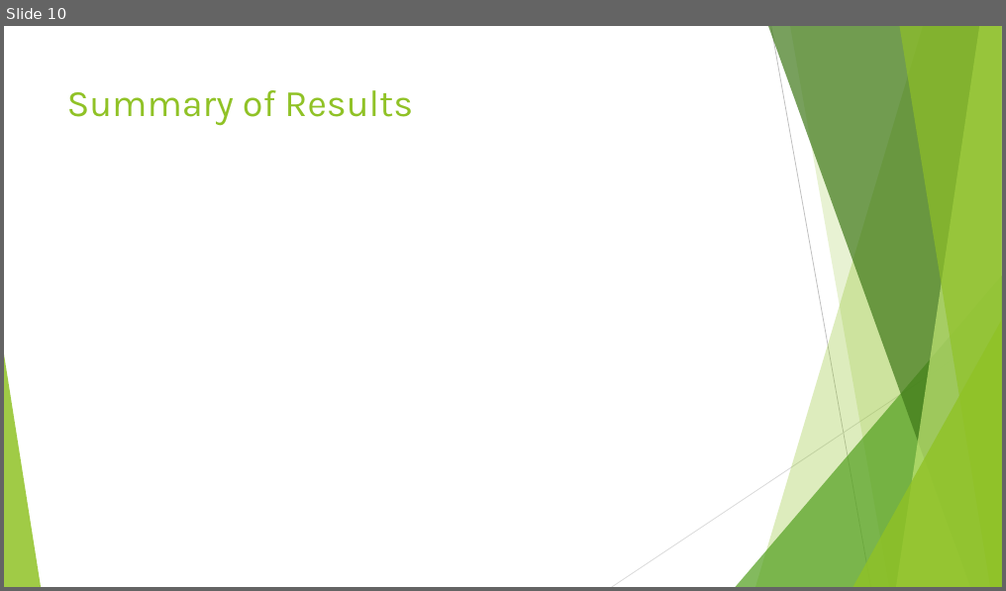
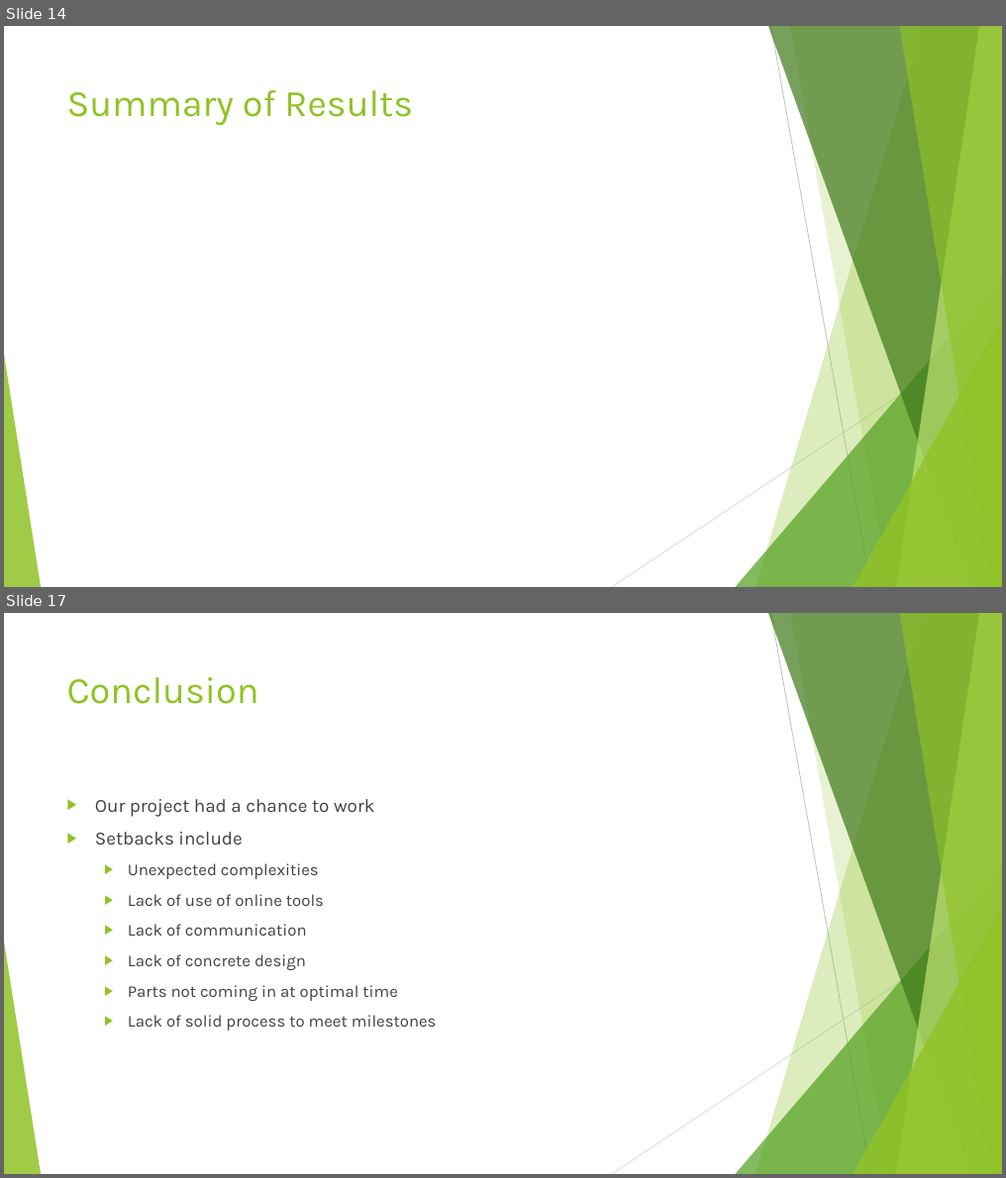
Before and after one commit to dontaylor6000/Group27_Tracker, a slide deck: Documentation/Group27FinalPresentation.pptx. Shown one above the other, each under a label of ours: slide 10 before the commit, slides 14 and 17 after it; the slides between them are not shown. The pictures are 1006x591 and 1006x1178 pixels, drawn with LibreOffice and Linux fonts; fonts in the diff are those of the drawing. Boxes give left, top, right and bottom in pixels: in the first picture for what was removed or moved away, otherwise in the second. Text is boxed around its words. In the diff, an @@ line names an element or a change of style, - is before the commit and + after.

```diff
--- a/Documentation/Group27FinalPresentation.pptx
+++ b/Documentation/Group27FinalPresentation.pptx
@@ slide 17 added at (x1=4, y1=613, x2=1002, y2=1174), background #FFFFFF; not listed: 10 template elements that a slide beside it also shows @@
@@ title added at (x1=67, y1=677, x2=259, y2=704), 36 pt, text #90C226 @@
+Conclusion
@@ text added at (x1=95, y1=799, x2=437, y2=1031), 16 pt, text #404040 @@
+▶ Our project had a chance to work
+▶ Setbacks include
+  ▶ Unexpected complexities
+  ▶ Lack of use of online tools
+  ▶ Lack of communication
+  ▶ Lack of concrete design
+  ▶ Parts not coming in at optimal time
+  ▶ Lack of solid process to meet milestones
@@ what was slide 10 is now slide 14 @@
```
Also in this commit, not shown: 5 slides changed, 7 other slides added, 2 slides removed, 1 other file.
